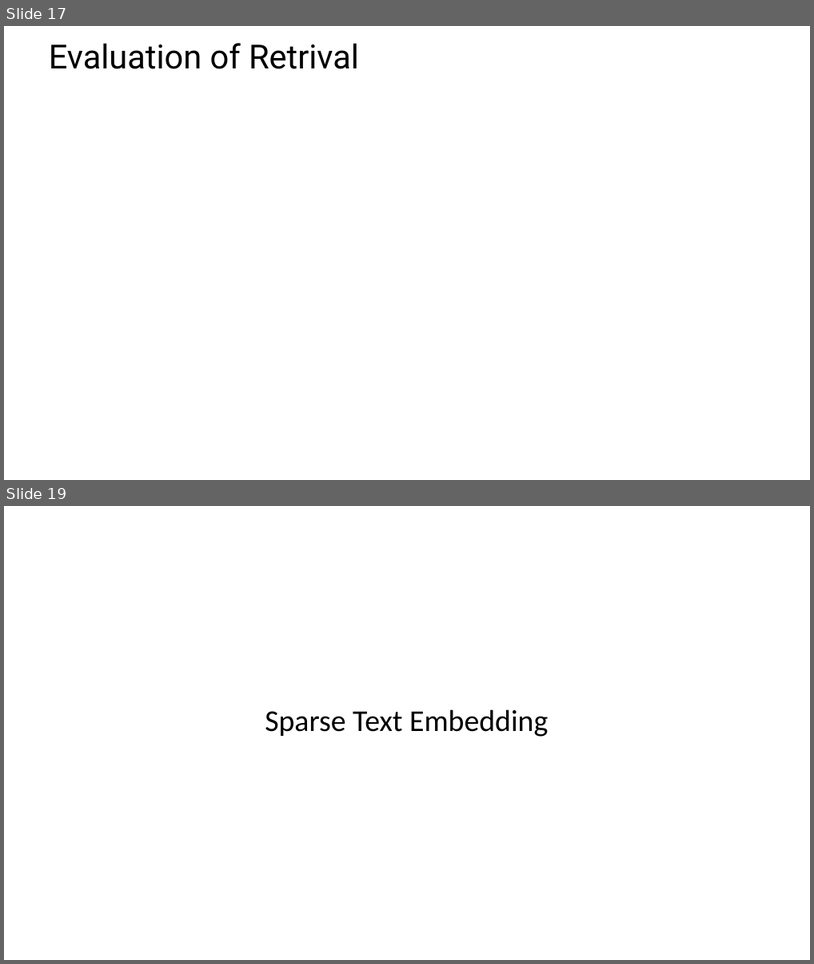
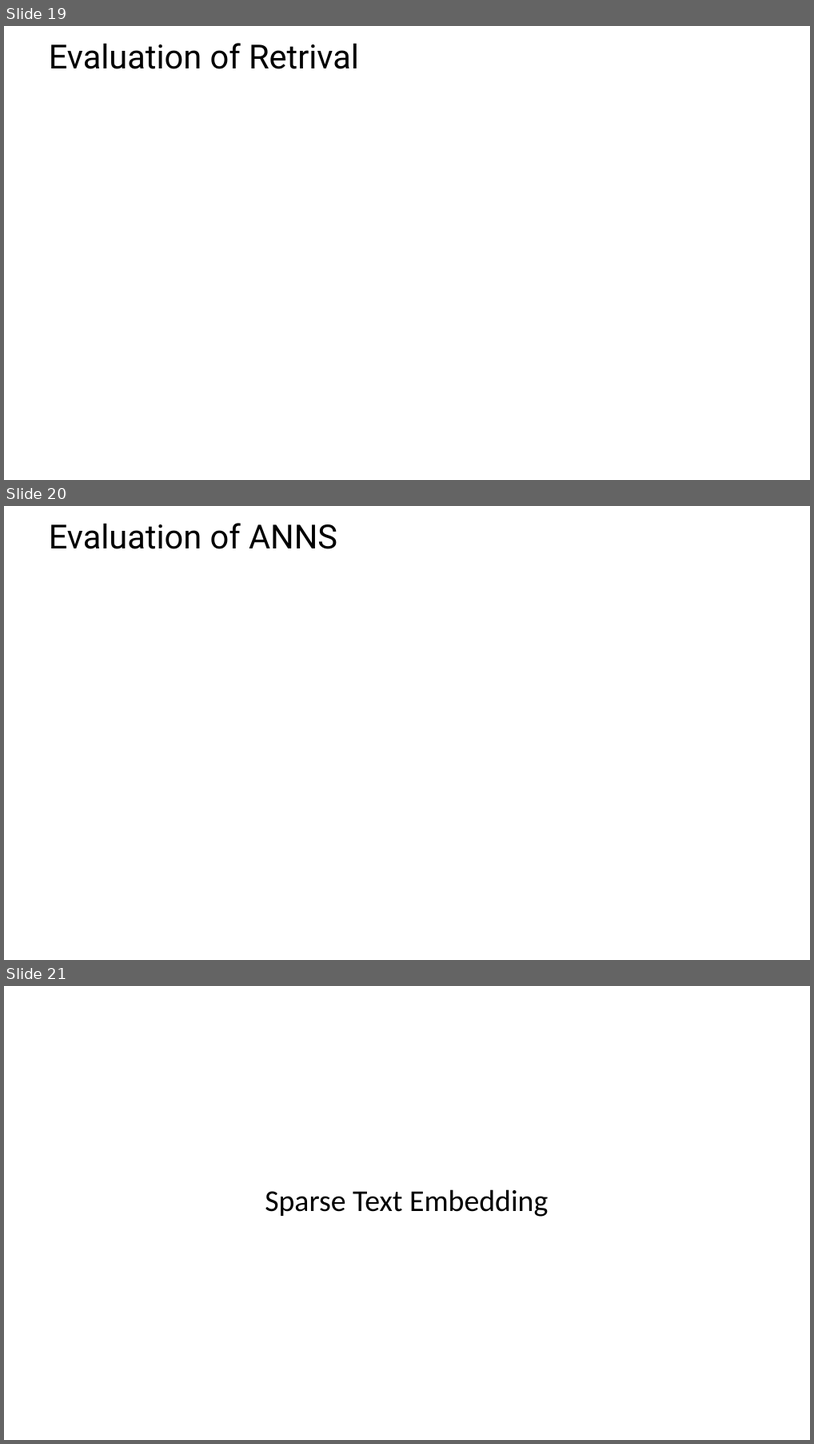
Before and after one commit to harelgabainew/school1, a slide deck: slides/6_InformationRetrievalSearch.pptx. Shown one above the other, each under a label of ours: slides 17 and 19 before the commit, slides 19, 20 and 21 after it; the slides between them are not shown. The pictures are 814x964 and 814x1444 pixels, drawn with LibreOffice and Linux fonts; fonts in the diff are those of the drawing; grey boxes stand for pictures. Boxes give left, top, right and bottom in pixels: in the first picture for what was removed or moved away, otherwise in the second. Text is boxed around its words. In the diff, an @@ line names an element or a change of style, - is before the commit and + after.

```diff
--- a/slides/6_InformationRetrievalSearch.pptx
+++ b/slides/6_InformationRetrievalSearch.pptx
@@ slide 20 added at (4, 506, 810, 960), background #FFFFFF @@
@@ title added at (49, 523, 338, 549), 39.6 pt, text #000000 @@
+Evaluation of ANNS
@@ what was slide 17 is now slide 19 @@
@@ what was slide 19 is now slide 21 @@
```
Also in this commit, not shown: 4 slides changed, 1 other slide added.
